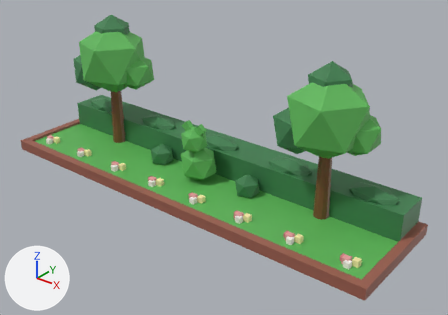
Two versions of the FBX model assets/cat-cafe/exports/CatCafe_Square_Garden.fbx, one commit apart.
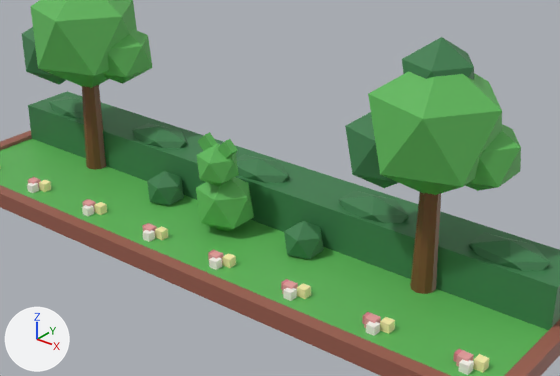
Old and new are each drawn whole from a 50 mm camera at (0.221, -0.251, 0.182) aimed at (0.019, 0.002, 0.025) and again close up on the part from 13% to 90% of the width and 12% to 86% of the height. Arrows for +X, +Y and +Z are at lower left; the lights stay in place. The last two pictures show the newer version. Where no turn or scale is listed for an object, it has been applied to the vertices.

The first close-up shows 'CatCafe_Square_Garden', 'CatCafe_Square_Garden_Flowers'.
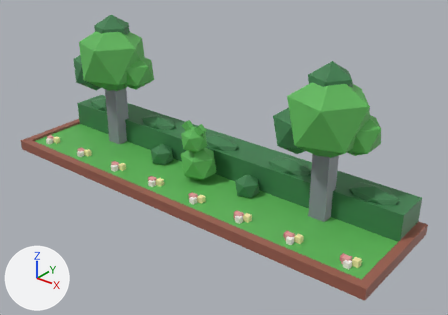
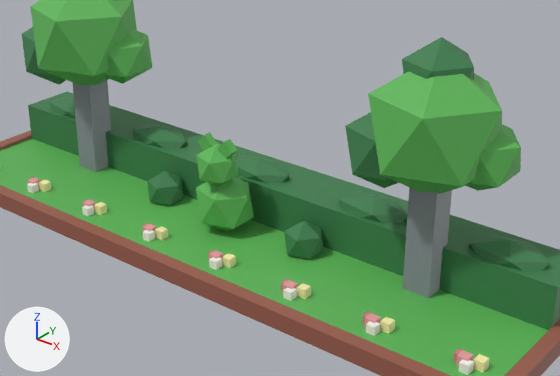
Location of each change, [x1, y1, x2, y2] in pixels of the close-ups (560 x 376 px):
'CatCafe_Square_Garden_Barrier', added
    after: [73, 80, 452, 298]

What the commit changed:
Mesh me_catcafe_square_garden_barrier is new.
It consists of a box spanning x 0.075..0.085, y 0.005..0.015, z 0.005..0.052; a box spanning x -0.085..-0.075, y 0.005..0.015, z 0.005..0.052.
It uses material mat_catcafe_palette.
Object 'CatCafe_Square_Garden_Barrier' (ob_catcafe_square_garden_barrier) is new; it shows me_catcafe_square_garden_barrier.
Its location is (0.0, 0.0, 0.0).
